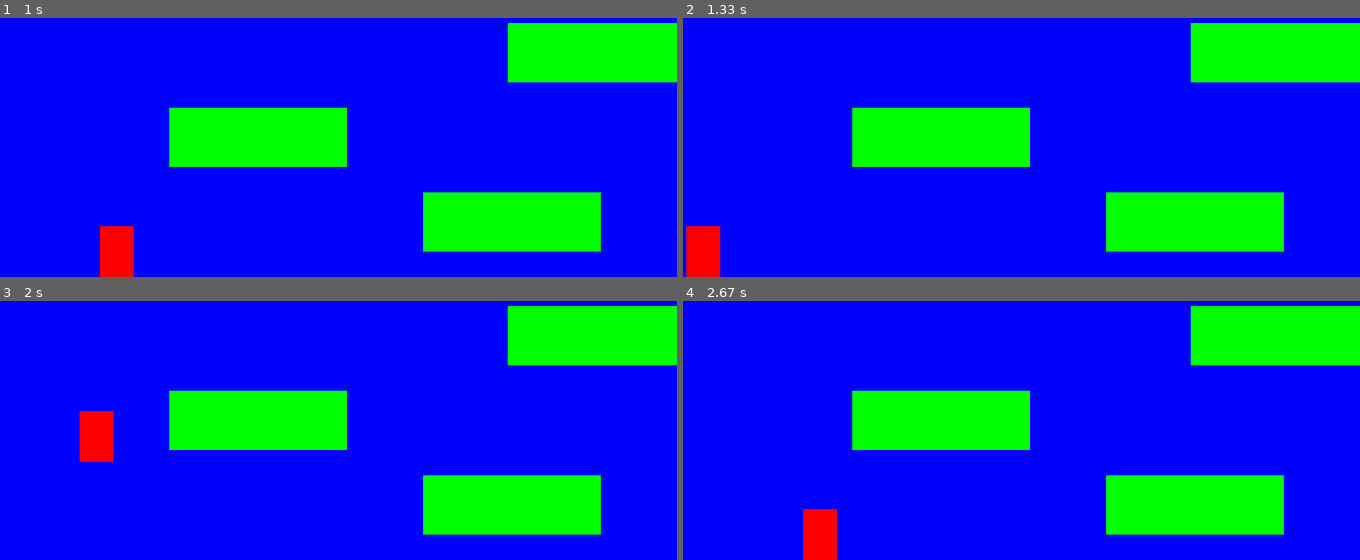
Above: before the commit, frames 1-4 (two rows, left to right).
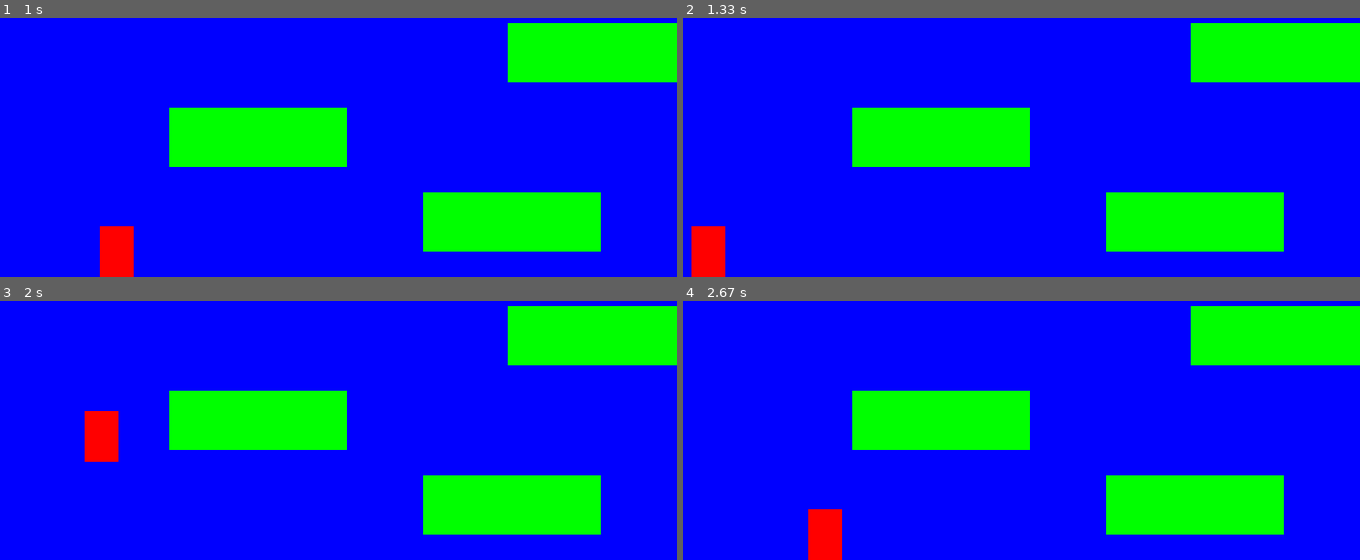
Above: after the commit, the same moments.

Repository: ACromack/PythonExamples
Game: pygame game, started from pygame/platformJumperExample.py
The game is run twice, just before and just after one commit, with the same random seed, the same clock (stepped at 60 frames per second) and the same inputs.
Inputs:
- Up to frame 1 (1 s): hold Left 0.33-0.87 s; hold Left from 0.9 s (still down)
- Up to frame 2 (1.33 s): release Left at 1.3 s
- Up to frame 3 (2 s): hold Up 1.33-1.7 s; hold Right from 1.73 s (still down)
- Up to frame 4 (2.67 s): release Right at 2.37 s; hold Left from 2.4 s (still down)

Frame 1 is identical in both runs. In frame 2, 0.3% of the frame differs, in the area x 0-7%, y 80-100%; in frame 3, 0.3%; in frame 4, 0.3%.

Commit message:
Added Looping Code
Added files to provide an example of how to perform 'for' and 'while' loops in Python.

Diff:
--- /dev/null
+++ b/loops.py
@@ -0,0 +1,41 @@
+### While Loop
+##count = 0
+##while (count < 9):
+##   print('The count is: ', count)
+##   count = count + 1
+##
+### For Loop
+##charCount = 0
+##print("Please input a string")
+##testString = input()
+##for x in testString:
+##   charCount = charCount + 1
+##
+##print("There are ", charCount, " characters in the string you input")
+
+# For Loop
+## Uses an input from the user
+userHello = int(input("Please input a number"))
+for number in range(userHello):
+   print("Hello")
+
+# While Loop
+## Checks for what the user inputs and will loop until they type 'stop'
+print("Enter some numbers. Type 'stop' to finish\n")
+number = 0
+while number != 'stop':
+   number = input("Enter a number or 'stop': ")
+   print(number)
+
+# While Loop
+## Password checker
+password = input("Please enter a password\n")
+print("Please enter your password")
+checkPassword = input()
+while checkPassword != password:
+   checkPassword = input("Incorrect. Please enter your password\n")
+print("Access Granted")
+
+
+print("Good bye!")
+input()
--- a/pygame/platformJumperExample.py
+++ b/pygame/platformJumperExample.py
@@ -271,12 +271,12 @@
         current_level.update()
 
         # If the player gets near the right side, shift the world left (-x)
-        if player.rect.right > SCREEN_WIDTH:
-            player.rect.right = SCREEN_WIDTH
+        if player.rect.right > SCREEN_WIDTH - 10:
+            player.rect.right = SCREEN_WIDTH - 10
 
         # If the player gets near the left side, shift the world right (+x)
-        if player.rect.left < 0:
-            player.rect.left = 0
+        if player.rect.left < 10:
+            player.rect.left = 10
 
         # ALL CODE TO DRAW SHOULD GO BELOW THIS COMMENT
         current_level.draw(screen)
--- a/timesTable.py
+++ b/timesTable.py
@@ -6,3 +6,5 @@
 # Loop through 12 times
 for number in range(12):
     print("{0} times {1} equals {2}" .format(number+1, tTable, (number+1) * tTable))
+
+input()
